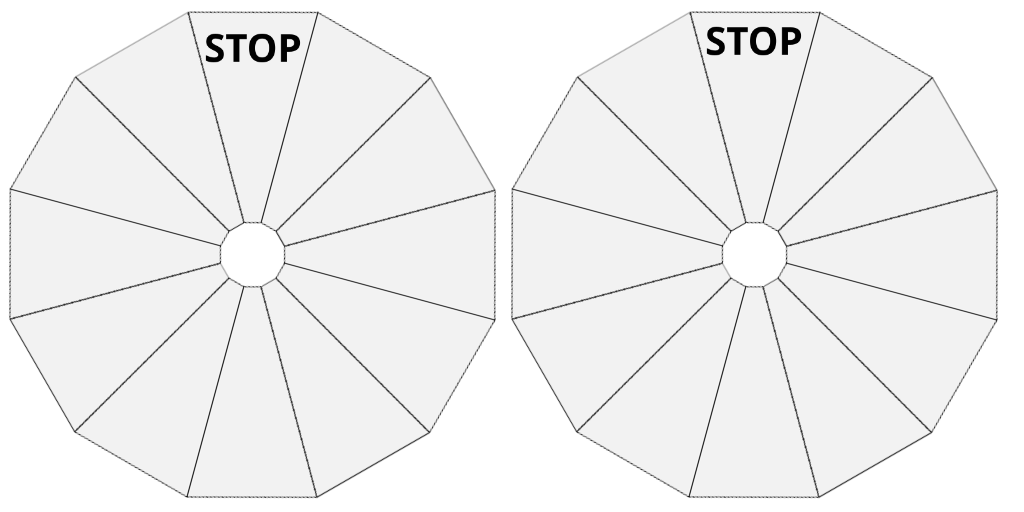
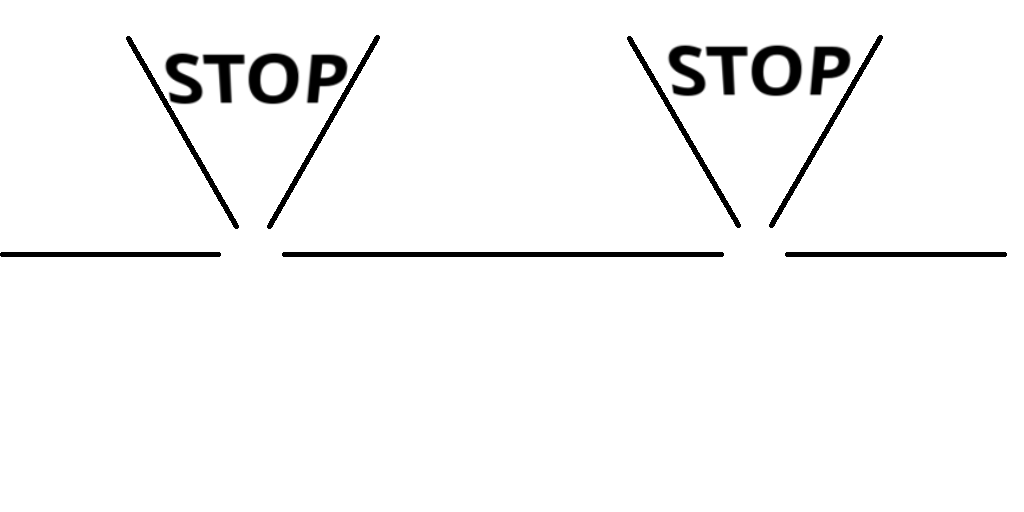
Before/after of a w=1024, h=512 layered artwork. What changed in the layer stack:
painted on "STOP #1" over [667, 26, 853, 97]
painted on "STOP" over [164, 33, 350, 105]
renamed "Pasted Layer copy" to "AccentPatternB", painted on it over [0, 10, 1007, 499]
removed layer "Pasted Layer" over [8, 10, 497, 499]
